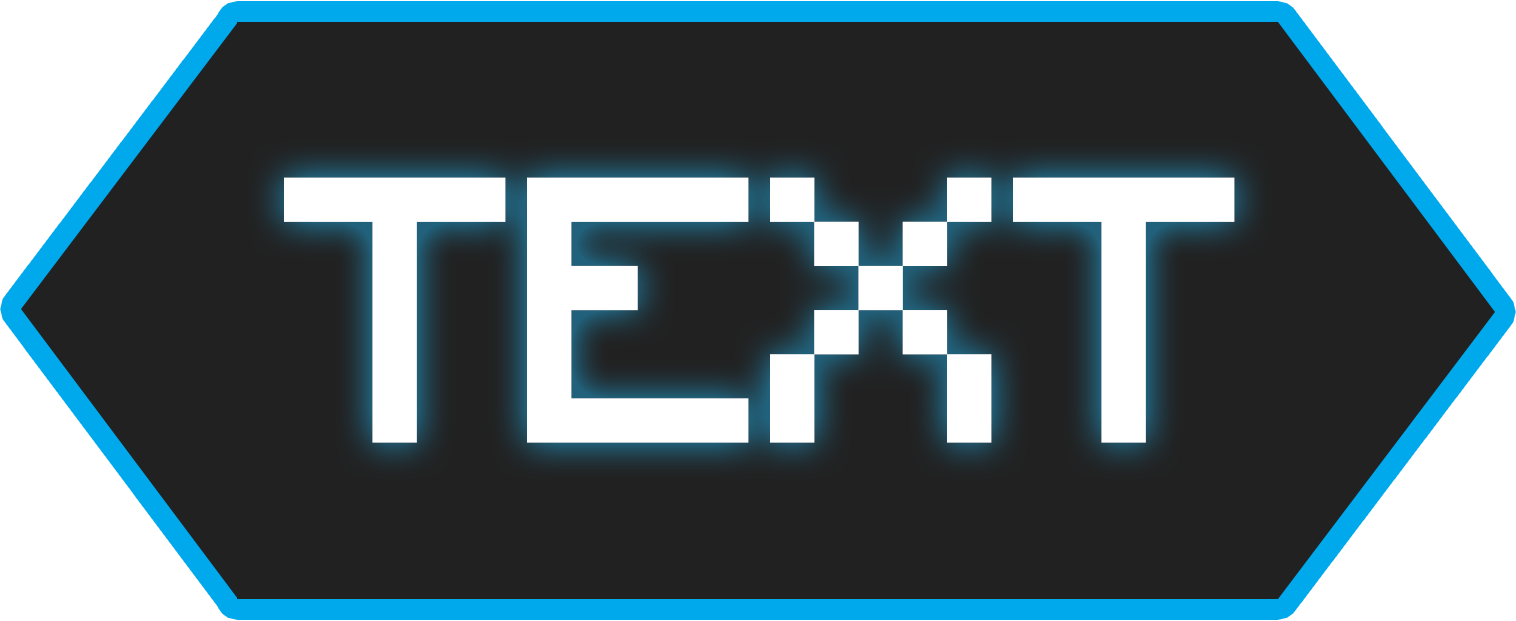
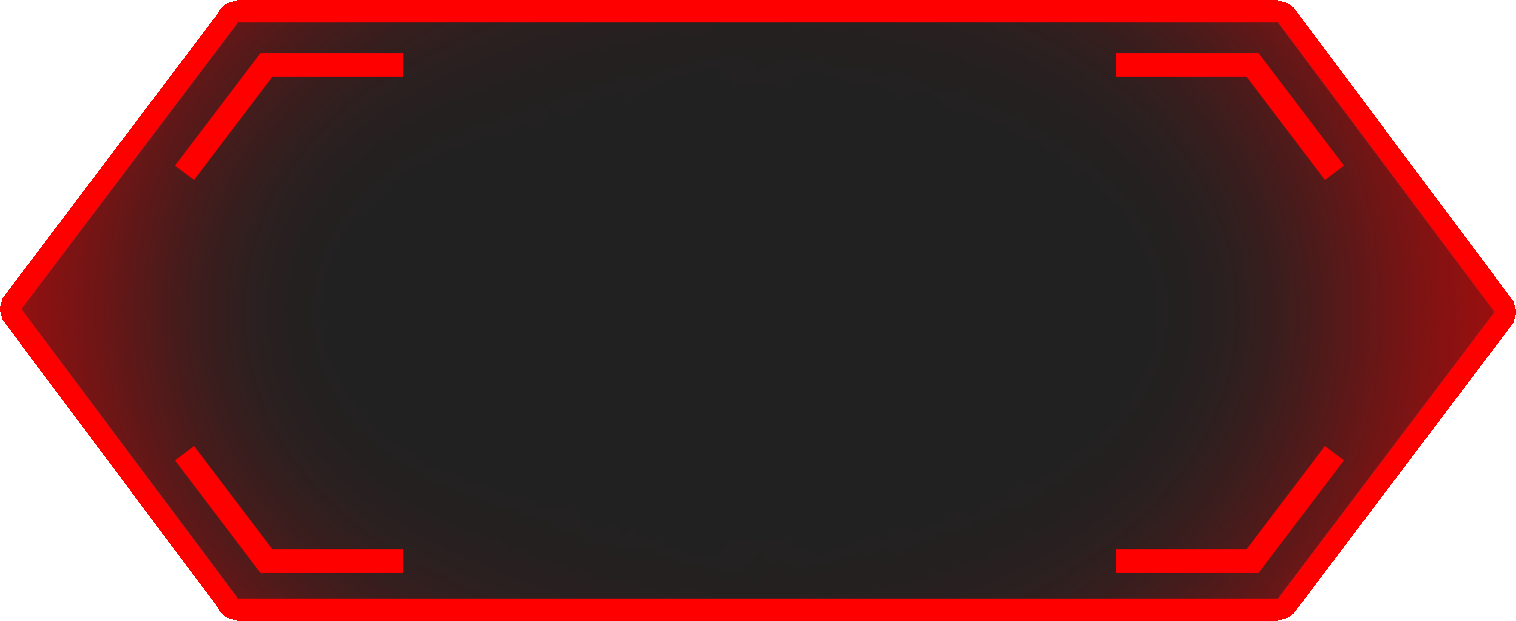
The second 1516 × 621 image is a revision of the first. Changes to its layers:
renamed "TEXT" to "PLAY", hid it, painted on it over [284, 177, 1235, 443]
added layer "Rectangle 2 copy 3" above "Rectangle 2 copy 4" over [175, 446, 403, 573]
added layer "Rectangle 2 copy 4" above "Rectangle 2 copy 2" over [1116, 53, 1344, 180]
added layer "Rectangle 2 copy 2" above "Rectangle 2 copy" over [1116, 446, 1344, 573]
added layer "Rectangle 2 copy" above "Layer 1" over [175, 53, 403, 180]
added layer "Layer 1" (74%) above "Rectangle 1" over [0, 0, 1516, 621]
painted on "Rectangle 1" over [0, 0, 1516, 621]
